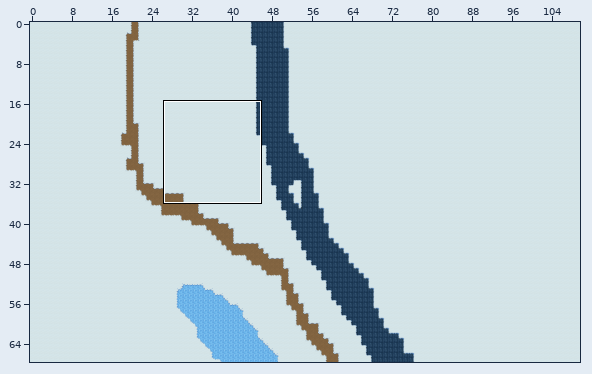
An edit to a level. Tiled map (JSON), assets/maps/cold1.json. The picture above shows the old version from afar; the outline marks the close-up.
Close-up. Earlier state:
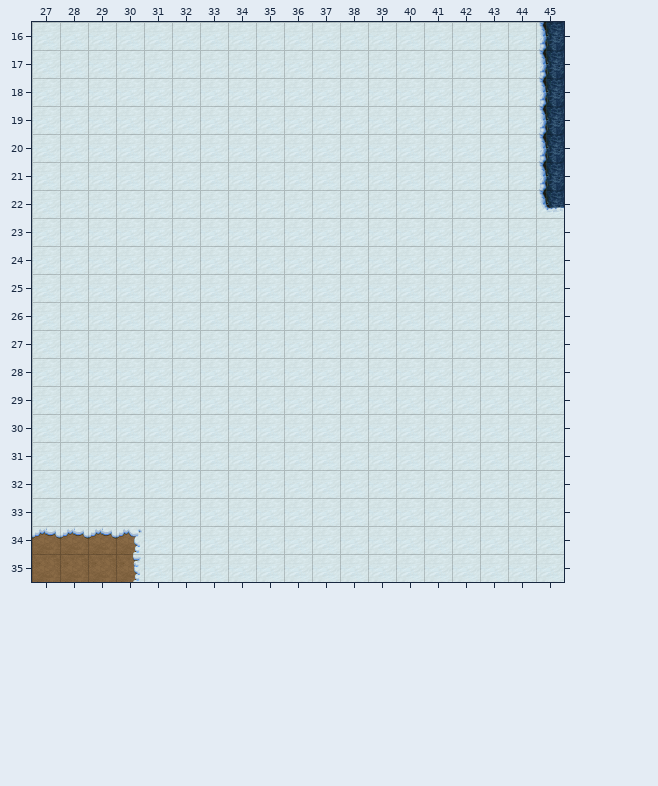
Cells are 32x32 px. Shown: x 27..45, y 16..35. The commit also changed other parts of the map, which this record leaves out.
Now the later version:
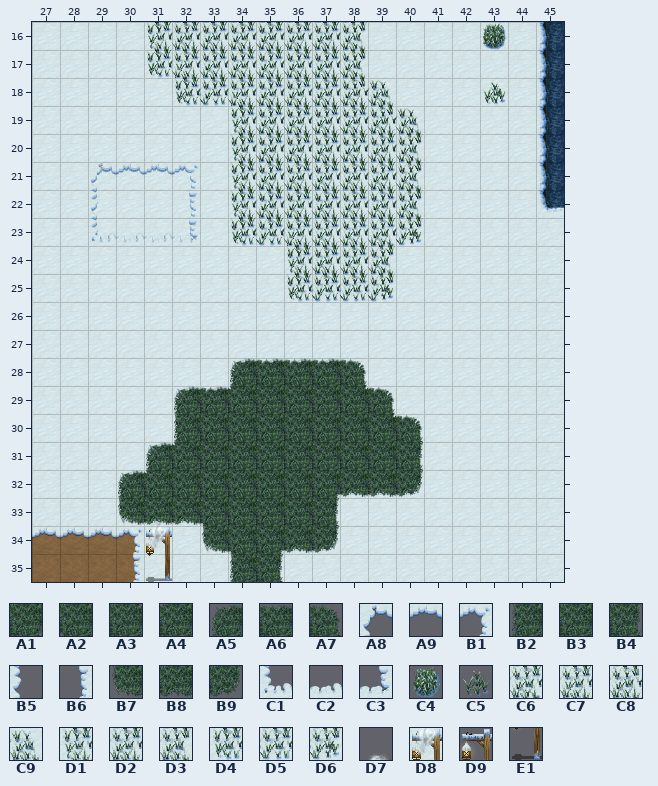
Key: from "terrain": A1 25, A2 26, A3 58, A4 59, A5 90, A6 91, A7 92, A8 93, A9 94, B1 95, B2 123, B3 124, B4 125, B5 126, B6 128, B7 156, B8 157, B9 158, C1 159, C2 160, C3 161, C4 189, C5 192, C6 193, C7 194, C8 226, C9 260, D1 291, D2 292, D3 293, D4 324, D5 325, D6 326; from "winter": D7 272, D8 307, D9 479, E1 514.
__ is an empty cell.
See-through tiles are keyed as they look on the map.
The exact change:
Layer "Ground2":
Tile A1 is added in row 32 at x 37; in row 34 at x 35.
Tile A2 is added in row 33 at x 33; in row 34 at x 34.
Tile A3 is added in row 29 at x 38; in row 30 at x 39.
Tile A4 is added in row 29 at x 34; in row 31 at x 32; in row 32 at x 31.
Tile A5 is added in row 28 at x 34; in row 29 at x 32; in row 31 at x 31; in row 32 at x 30.
Tile A6 is added in row 28 at x 35 to 37; in row 29 at x 33.
Tile A7 is added in row 28 at x 38; in row 29 at x 39; in row 30 at x 40.
Tile A8 is added in row 21 at x 29.
Tile A9 is added in row 21 at x 30 to 31.
Tile B1 is added in row 21 at x 32.
Tile B2 is added in row 30 at x 32; in row 35 at x 34.
Tile B3 is added in row 29 at x 35 to 37; in row 30 at x 33 to 38; in row 31 at x 33 to 39; in row 32 at x 32 to 36; in row 33 at x 34 to 36.
Tile B4 is added in row 31 at x 40; in row 33 at x 37; in row 35 at x 35.
Tile B5 is added in row 22 at x 29.
Tile B6 is added in row 22 at x 32.
Tile B7 is added in row 33 at x 30; in row 34 at x 33.
Tile B8 is added in row 32 at x 38 to 39; in row 33 at x 31 to 32; in row 34 at x 36.
Tile B9 is added in row 32 at x 40; in row 34 at x 37.
Tile C1 is added in row 23 at x 29.
Tile C2 is added in row 23 at x 30 to 31.
Tile C3 is added in row 23 at x 32.
Tile C4 is added in row 16 at x 43.
Tile C5 is added in row 18 at x 43.
Tile C6 is added in row 23 at x 39.
Tile C7 is added in row 17 at x 32; in row 18 at x 34; in row 23 at x 36.
Tile C8 is added in row 18 at x 38; in row 19 at x 39.
Tile C9 is added in row 18 at x 39; in row 19 at x 40.
Tile D1 is added in row 16 at x 31; in rows 19 to 22 at x 34; in row 24 at x 36.
Tile D2 is added in row 16 at x 32 to 37; in row 17 at x 33 to 37; in row 18 at x 35 to 37; in row 19 at x 35 to 38; in rows 20 to 22 at x 35 to 39; in rows 23 to 24 at x 37 to 38.
Tile D3 is added in rows 16 to 17 at x 38; in rows 20 to 22 at x 40; in row 24 at x 39.
Tile D4 is added in row 17 at x 31; in row 18 at x 32; in row 23 at x 34; in row 25 at x 36.
Tile D5 is added in row 18 at x 33; in row 23 at x 35; in row 25 at x 37 to 38.
Tile D6 is added in row 23 at x 40; in row 25 at x 39.
Layer "Mask":
Tile E1 is added in row 35 at x 31.
Layer "Fringe":
Tile D9 is added in row 34 at x 31.
Layer "Fringe2":
Tile D7 is added in row 33 at x 31.
Tile D8 is added in row 34 at x 31.
